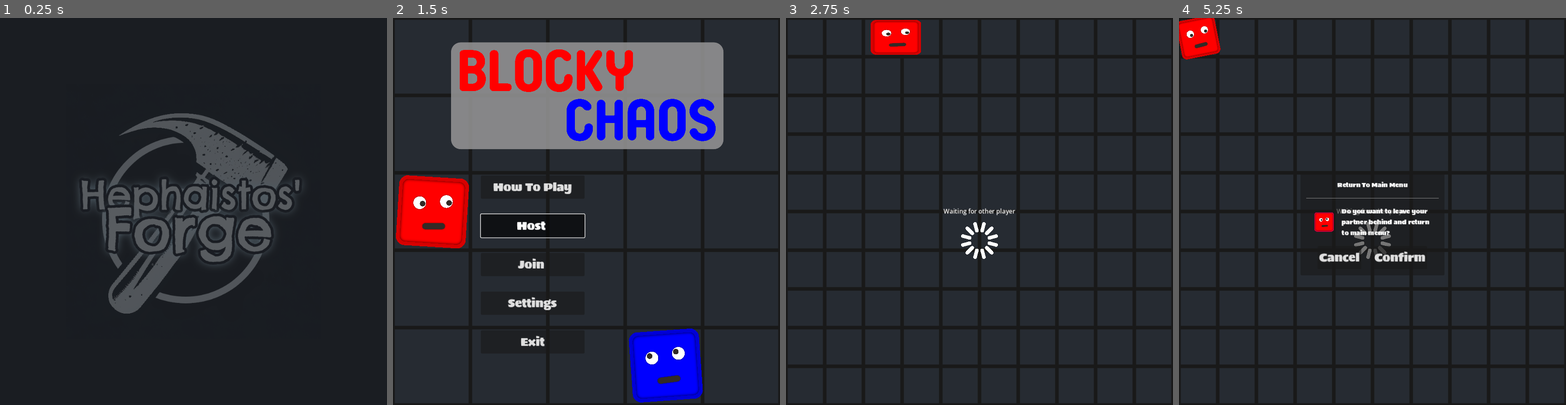
Above: before the commit, frames 1-4 (left to right).
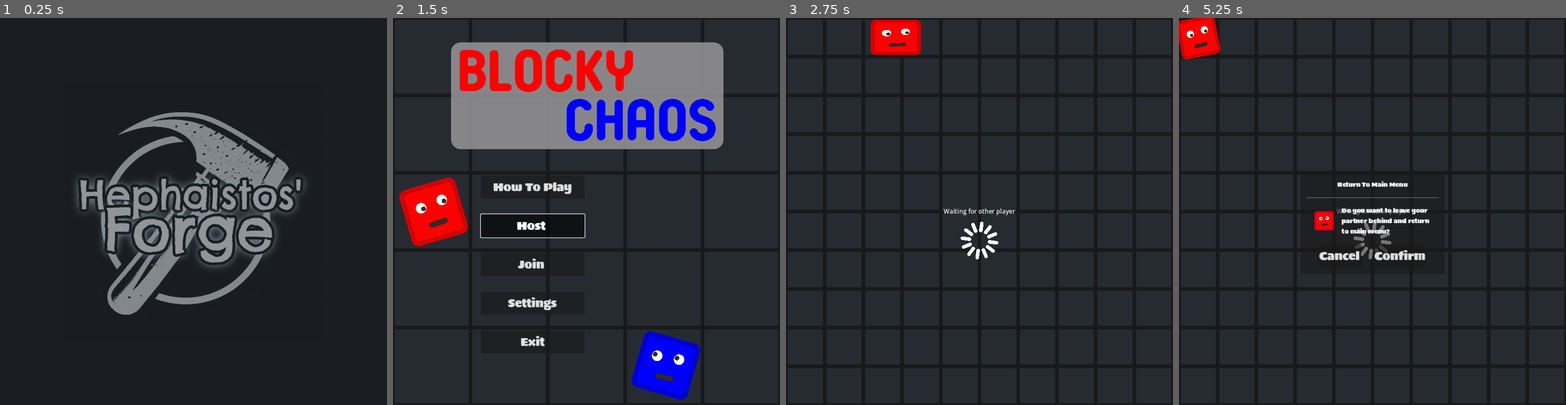
Above: after the commit, the same moments.

Repository: HephaistosForge/BlockyChaos
Game: Godot game, scene res://ui/intro_screen/intro_screen.tscn
Two runs of this game, one before a commit and one after it. Both use one fixed random seed, a clock stepped at 60 frames per second and the inputs below. Before the commit the project starts from res://world/world.tscn.
Inputs (mouse positions are in pixels of both pictures, inside the frame that each line leads up to):
- Up to frame 1 (0.25 s): no input
- Up to frame 2 (1.5 s): move the mouse to (671, 192) at 0.52 s; hold D (right) 0.53-1.28 s; click (671, 192) at 0.67 s; move the mouse to (509, 230) at 1.27 s; hold Escape (back_to_menu) from 1.28 s (still down); click (509, 230) at 1.42 s
- Up to frame 3 (2.75 s): move the mouse to (1018, 126) at 2.02 s; release Escape (back_to_menu) at 2.03 s; hold D (right) from 2.03 s (still down); click (1018, 126) at 2.17 s
- Up to frame 4 (5.25 s): move the mouse to (1353, 288) at 2.77 s; release D (right) at 2.78 s; hold W (up) 2.78-3.53 s; click (1353, 288) at 2.92 s; move the mouse to (1488, 269) at 3.52 s; hold A (left) 3.53-5.03 s; click (1488, 269) at 3.67 s; move the mouse to (1256, 153) at 4.27 s; click (1256, 153) at 4.42 s; move the mouse to (1391, 211) at 5.02 s; hold Escape (back_to_menu) from 5.03 s (still down); click (1391, 211) at 5.17 s

The runs differ from the first frame. In frame 1, 11% of the frame differs, in the area x 19-78%, y 24-77%; in frame 2, 3.6%; in frame 3, 0.3%; in frame 4, 1.3%.

Commit message:
Add intro screen as separate scene

Diff:
--- a/project.godot
+++ b/project.godot
@@ -11,7 +11,7 @@
 [application]
 
 config/name="BlockyChaos"
-run/main_scene="res://world/world.tscn"
+run/main_scene="res://ui/intro_screen/intro_screen.tscn"
 config/features=PackedStringArray("4.0", "Forward Plus")
 boot_splash/bg_color=Color(0.101961, 0.113725, 0.133333, 1)
 boot_splash/show_image=false
--- /dev/null
+++ b/ui/intro_screen/intro_screen.tscn
@@ -0,0 +1,137 @@
+[gd_scene load_steps=6 format=3 uid="uid://dnnr8htvksq46"]
+
+[ext_resource type="Script" path="res://world/IntroScreen.gd" id="1_gyim2"]
+[ext_resource type="Texture2D" uid="uid://eba7rvgqxc6h" path="res://ui/intro_screen/HephaistosForge1.png" id="2_2qnbv"]
+
+[sub_resource type="Animation" id="Animation_jkl6r"]
+length = 0.001
+tracks/0/type = "value"
+tracks/0/imported = false
+tracks/0/enabled = true
+tracks/0/path = NodePath("Sprite2D:modulate")
+tracks/0/interp = 1
+tracks/0/loop_wrap = true
+tracks/0/keys = {
+"times": PackedFloat32Array(0),
+"transitions": PackedFloat32Array(1),
+"update": 0,
+"values": [Color(1, 1, 1, 0)]
+}
+tracks/1/type = "value"
+tracks/1/imported = false
+tracks/1/enabled = true
+tracks/1/path = NodePath("ColorRect:modulate")
+tracks/1/interp = 1
+tracks/1/loop_wrap = true
+tracks/1/keys = {
+"times": PackedFloat32Array(0),
+"transitions": PackedFloat32Array(1),
+"update": 0,
+"values": [Color(1, 1, 1, 1)]
+}
+tracks/2/type = "value"
+tracks/2/imported = false
+tracks/2/enabled = true
+tracks/2/path = NodePath("Sprite2D:scale")
+tracks/2/interp = 1
+tracks/2/loop_wrap = true
+tracks/2/keys = {
+"times": PackedFloat32Array(0),
+"transitions": PackedFloat32Array(1),
+"update": 0,
+"values": [Vector2(1, 1)]
+}
+
+[sub_resource type="Animation" id="Animation_va2wu"]
+resource_name = "fade_in"
+length = 4.0
+tracks/0/type = "value"
+tracks/0/imported = false
+tracks/0/enabled = true
+tracks/0/path = NodePath("Sprite2D:modulate")
+tracks/0/interp = 2
+tracks/0/loop_wrap = true
+tracks/0/keys = {
+"times": PackedFloat32Array(0, 0.6, 1.8, 2.3),
+"transitions": PackedFloat32Array(1, 1, 1, 1),
+"update": 0,
+"values": [Color(1, 1, 1, 0), Color(1, 1, 1, 1), Color(1, 1, 1, 1), Color(1, 1, 1, 0)]
+}
+tracks/1/type = "value"
+tracks/1/imported = false
+tracks/1/enabled = true
+tracks/1/path = NodePath("ColorRect:modulate")
+tracks/1/interp = 2
+tracks/1/loop_wrap = true
+tracks/1/keys = {
+"times": PackedFloat32Array(2.5, 3),
+"transitions": PackedFloat32Array(1, 1),
+"update": 0,
+"values": [Color(1, 1, 1, 1), Color(1, 1, 1, 0)]
+}
+tracks/2/type = "value"
+tracks/2/imported = false
+tracks/2/enabled = true
+tracks/2/path = NodePath("Sprite2D:scale")
+tracks/2/interp = 2
+tracks/2/loop_wrap = true
+tracks/2/keys = {
+"times": PackedFloat32Array(0, 2.3),
+"transitions": PackedFloat32Array(1, 1),
+"update": 0,
+"values": [Vector2(1, 1), Vector2(1.3, 1.3)]
+}
+tracks/3/type = "method"
+tracks/3/imported = false
+tracks/3/enabled = true
+tracks/3/path = NodePath(".")
+tracks/3/interp = 1
+tracks/3/loop_wrap = true
+tracks/3/keys = {
+"times": PackedFloat32Array(3),
+"transitions": PackedFloat32Array(1),
+"values": [{
+"args": [],
+"method": &"switch_scene"
+}]
+}
+
+[sub_resource type="AnimationLibrary" id="AnimationLibrary_17kay"]
+_data = {
+"RESET": SubResource("Animation_jkl6r"),
+"fade_in": SubResource("Animation_va2wu")
+}
+
+[node name="IntroScreen" type="Control"]
+z_index = 5
+layout_mode = 3
+anchors_preset = 8
+anchor_left = 0.5
+anchor_top = 0.5
+anchor_right = 0.5
+anchor_bottom = 0.5
+grow_horizontal = 2
+grow_vertical = 2
+mouse_filter = 1
+script = ExtResource("1_gyim2")
+
+[node name="ColorRect" type="ColorRect" parent="."]
+custom_minimum_size = Vector2(1600, 1600)
+layout_mode = 1
+anchors_preset = 15
+anchor_right = 1.0
+anchor_bottom = 1.0
+grow_horizontal = 2
+grow_vertical = 2
+color = Color(0.101961, 0.113725, 0.133333, 1)
+
+[node name="Sprite2D" type="Sprite2D" parent="."]
+modulate = Color(1, 1, 1, 0)
+texture = ExtResource("2_2qnbv")
+
+[node name="AnimationPlayer" type="AnimationPlayer" parent="."]
+autoplay = "fade_in"
+speed_scale = 1.5
+libraries = {
+"": SubResource("AnimationLibrary_17kay")
+}
--- a/world/IntroScreen.gd
+++ b/world/IntroScreen.gd
@@ -1,13 +1,17 @@
 extends Control
 
+#var world_scene = preload("res://world/world.tscn")
+var switching = false
 
 # Called when the node enters the scene tree for the first time.
 func _ready() -> void:
 	self.visible = not Globals.did_show_intro
 
+func switch_scene():
+	if not switching:
+		switching = true
+		get_tree().change_scene_to_file("res://world/world.tscn")
 
-
-
-func _on_color_rect_gui_input(event):
-	if event is InputEventMouseButton or event.is_action_pressed("back_to_menu"):
-		visible = false
+func _input(event):
+	if not (event is InputEventMouseMotion):
+		switch_scene()
--- a/world/world.tscn
+++ b/world/world.tscn
@@ -1,11 +1,9 @@
-[gd_scene load_steps=31 format=3 uid="uid://c48wvhcpnqhb1"]
+[gd_scene load_steps=26 format=3 uid="uid://c48wvhcpnqhb1"]
 
 [ext_resource type="Script" path="res://world/world.gd" id="1_nu8f6"]
 [ext_resource type="Script" path="res://world/floor.gd" id="1_qsj2w"]
 [ext_resource type="Script" path="res://world/multiplayer.gd" id="2_c2arv"]
 [ext_resource type="Script" path="res://world/menu_floor.gd" id="2_ieowh"]
-[ext_resource type="Script" path="res://world/IntroScreen.gd" id="2_u65gl"]
-[ext_resource type="Texture2D" uid="uid://eba7rvgqxc6h" path="res://ui/intro_screen/HephaistosForge1.png" id="2_wo80a"]
 [ext_resource type="Texture2D" uid="uid://ciyu1yyim3ms4" path="res://world/Loading.png" id="3_bj73h"]
 [ext_resource type="Script" path="res://world/loading_spinner.gd" id="4_6jm1b"]
 [ext_resource type="PackedScene" uid="uid://bmd3e8ptyq8vn" path="res://entities/menu_player/menu_player.tscn" id="4_l7k3v"]
@@ -20,91 +18,6 @@
 [ext_resource type="PackedScene" uid="uid://s213jx5eke4u" path="res://ui/how_to_play_dialog/how_to_play_dialog.tscn" id="16_panuv"]
 [ext_resource type="PackedScene" uid="uid://hj667vw3w172" path="res://ui/settings/settings.tscn" id="17_rpdj3"]
 [ext_resource type="PackedScene" uid="uid://1x06g2vmufkn" path="res://ui/difficulty_dialog/difficulty_dialog.tscn" id="18_x41xh"]
-
-[sub_resource type="Animation" id="Animation_jkl6r"]
-length = 0.001
-tracks/0/type = "value"
-tracks/0/imported = false
-tracks/0/enabled = true
-tracks/0/path = NodePath("Sprite2D:modulate")
-tracks/0/interp = 1
-tracks/0/loop_wrap = true
-tracks/0/keys = {
-"times": PackedFloat32Array(0),
-"transitions": PackedFloat32Array(1),
-"update": 0,
-"values": [Color(1, 1, 1, 0)]
-}
-tracks/1/type = "value"
-tracks/1/imported = false
-tracks/1/enabled = true
-tracks/1/path = NodePath("ColorRect:modulate")
-tracks/1/interp = 1
-tracks/1/loop_wrap = true
-tracks/1/keys = {
-"times": PackedFloat32Array(0),
-"transitions": PackedFloat32Array(1),
-"update": 0,
-"values": [Color(1, 1, 1, 1)]
-}
-tracks/2/type = "value"
-tracks/2/imported = false
-tracks/2/enabled = true
-tracks/2/path = NodePath("Sprite2D:scale")
-tracks/2/interp = 1
-tracks/2/loop_wrap = true
-tracks/2/keys = {
-"times": PackedFloat32Array(0),
-"transitions": PackedFloat32Array(1),
-"update": 0,
-"values": [Vector2(1, 1)]
-}
-
-[sub_resource type="Animation" id="Animation_va2wu"]
-resource_name = "fade_in"
-length = 5.0
-tracks/0/type = "value"
-tracks/0/imported = false
-tracks/0/enabled = true
-tracks/0/path = NodePath("Sprite2D:modulate")
-tracks/0/interp = 2
-tracks/0/loop_wrap = true
-tracks/0/keys = {
-"times": PackedFloat32Array(0, 0.6, 1.8, 2.3),
-"transitions": PackedFloat32Array(1, 1, 1, 1),
-"update": 0,
-"values": [Color(1, 1, 1, 0), Color(1, 1, 1, 1), Color(1, 1, 1, 1), Color(1, 1, 1, 0)]
-}
-tracks/1/type = "value"
-tracks/1/imported = false
-tracks/1/enabled = true
-tracks/1/path = NodePath("ColorRect:modulate")
-tracks/1/interp = 2
-tracks/1/loop_wrap = true
-tracks/1/keys = {
-"times": PackedFloat32Array(2.5, 3),
-"transitions": PackedFloat32Array(1, 1),
-"update": 0,
-"values": [Color(1, 1, 1, 1), Color(1, 1, 1, 0)]
-}
-tracks/2/type = "value"
-tracks/2/imported = false
-tracks/2/enabled = true
-tracks/2/path = NodePath("Sprite2D:scale")
-tracks/2/interp = 2
-tracks/2/loop_wrap = true
-tracks/2/keys = {
-"times": PackedFloat32Array(0, 2.3),
-"transitions": PackedFloat32Array(1, 1),
-"update": 0,
-"values": [Vector2(1, 1), Vector2(1.3, 1.3)]
-}
-
-[sub_resource type="AnimationLibrary" id="AnimationLibrary_17kay"]
-_data = {
-"RESET": SubResource("Animation_jkl6r"),
-"fade_in": SubResource("Animation_va2wu")
-}
 
 [sub_resource type="Animation" id="Animation_lk0en"]
 length = 0.001
@@ -296,33 +209,6 @@
 
 [node name="World" type="Node2D" groups=["world"]]
 script = ExtResource("1_nu8f6")
-
-[node name="IntroScreen" type="Control" parent="."]
-visible = false
-z_index = 5
-layout_mode = 3
-anchors_preset = 0
-script = ExtResource("2_u65gl")
-
-[node name="ColorRect" type="ColorRect" parent="IntroScreen"]
-custom_minimum_size = Vector2(1600, 1600)
-layout_mode = 1
-anchors_preset = 15
-anchor_right = 1.0
-anchor_bottom = 1.0
-grow_horizontal = 2
-grow_vertical = 2
-color = Color(0.101961, 0.113725, 0.133333, 1)
-
-[node name="Sprite2D" type="Sprite2D" parent="IntroScreen"]
-modulate = Color(1, 1, 1, 0)
-texture = ExtResource("2_wo80a")
-
-[node name="AnimationPlayer" type="AnimationPlayer" parent="IntroScreen"]
-autoplay = "fade_in"
-libraries = {
-"": SubResource("AnimationLibrary_17kay")
-}
 
 [node name="MenuBackground" type="Node2D" parent="."]
 
@@ -582,8 +468,6 @@
 autoplay = true
 bus = &"Music"
 
-[connection signal="gui_input" from="IntroScreen/ColorRect" to="IntroScreen" method="_on_color_rect_gui_input"]
-[connection signal="animation_finished" from="IntroScreen/AnimationPlayer" to="." method="_on_animation_player_animation_finished"]
 [connection signal="button_down" from="BigFloatingMessageContainer/Restart" to="BigFloatingMessageContainer/Restart" method="_on_button_down"]
 [connection signal="pressed" from="Menu/HowToPlay" to="HowToPlayDialog" method="_on_how_to_play_pressed"]
 [connection signal="button_up" from="Menu/Host" to="Multiplayer" method="on_host"]
